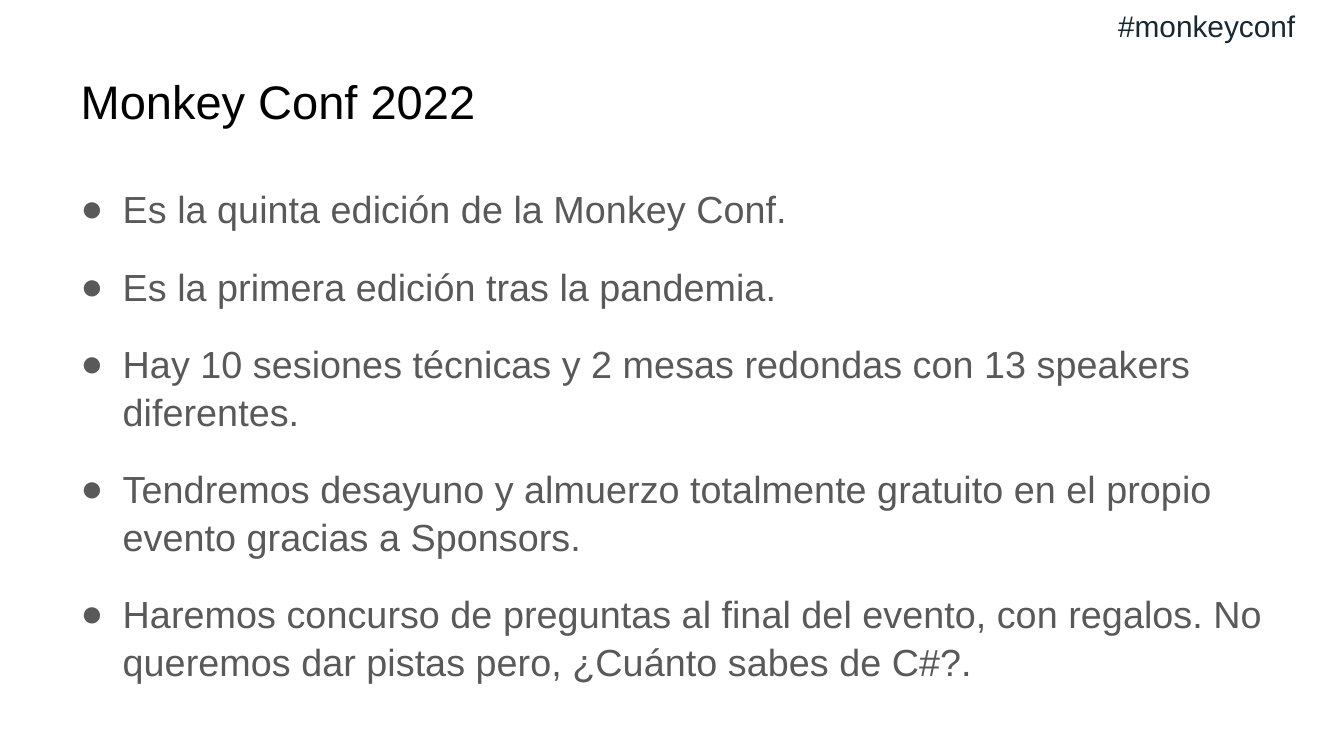
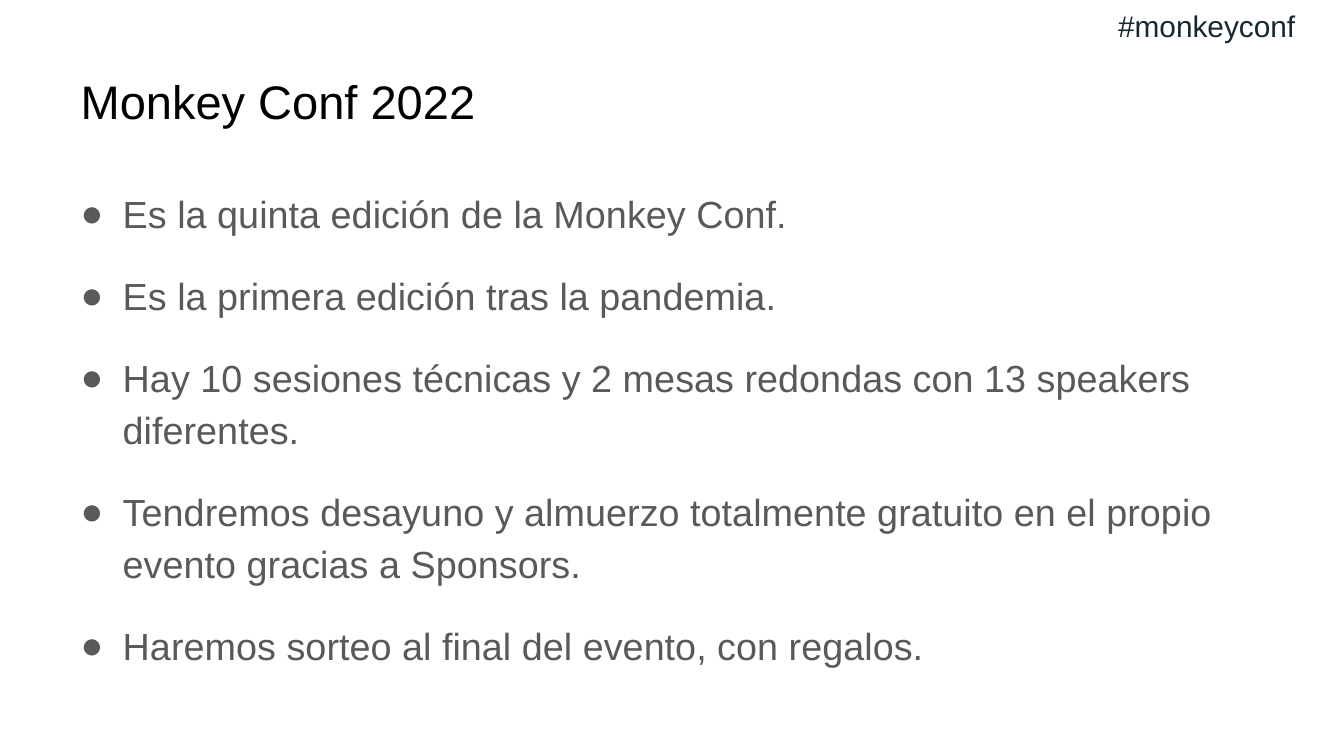
Before and after one commit to jsuarezruiz/MonkeyConf2022, a slide deck: slide 3 of sessions/Keynote/monkeyconf-keynote.pptx. Drawn at 1344x756 pixels with LibreOffice and Linux fonts; fonts in the diff are those of the drawing. Boxes give left, top, right and bottom in pixels: in the first picture for what was removed or moved away, otherwise in the second. Text is boxed around its words. In the diff, an @@ line names an element or a change of style, - is before the commit and + after.

Commit message:
Updated slides

```diff
--- a/sessions/Keynote/monkeyconf-keynote.pptx
+++ b/sessions/Keynote/monkeyconf-keynote.pptx
@@ text at box(123, 200, 1211, 585): line spacing 1.05 to 1.15 @@
@@ text at box(123, 632, 923, 667): text changed @@
-● Haremos concurso de preguntas al final del evento, con regalos. No queremos dar pistas pero, ¿Cuánto sabes de C#?.
+● Haremos sorteo al final del evento, con regalos.
```
Also in this commit, not shown: 1 slide added.
